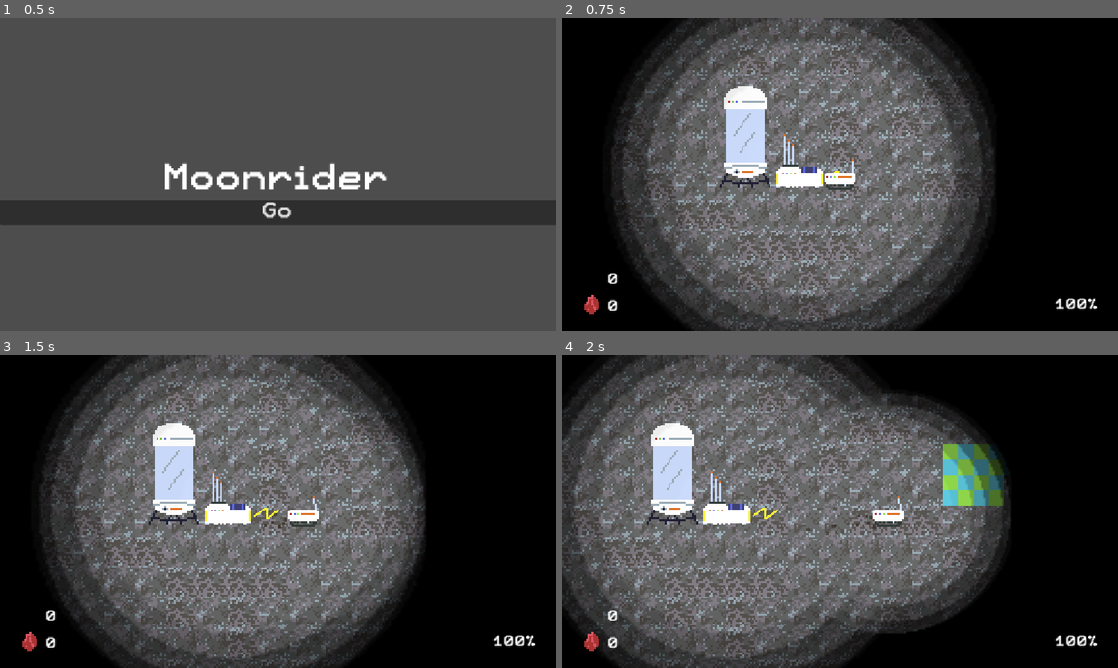
Above: before the commit, frames 1-4 (two rows, left to right).
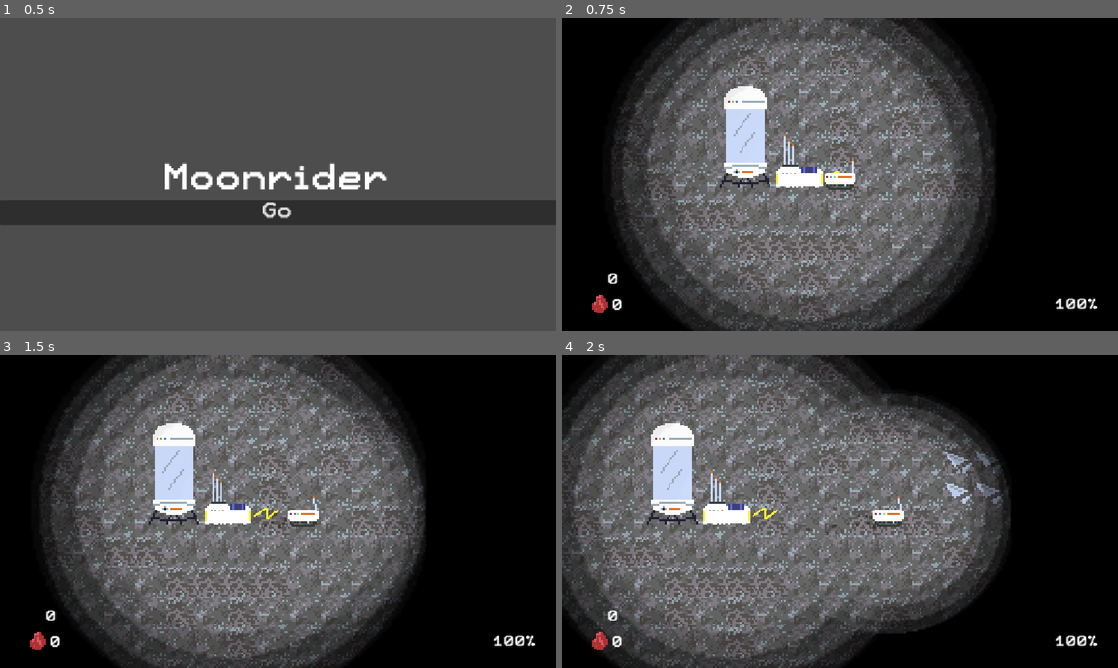
Above: after the commit, the same moments.

Repository: DanielDe8/Moonrunner
Game: Godot game, scene res://Objects/loadscreen.tscn
The game is run twice, just before and just after one commit, with the same random seed, the same clock (stepped at 60 frames per second) and the same inputs.
Inputs (mouse positions are in pixels of both pictures, inside the frame that each line leads up to):
- Up to frame 1 (0.5 s): no input
- Up to frame 2 (0.75 s): click "Go" at 0.5 s
- Up to frame 3 (1.5 s): tap Enter at 1.25 s; move the mouse to (400, 495) at 1.27 s; hold Right (right) from 1.28 s (still down); hold M (mine) from 1.28 s (still down); click (400, 495) at 1.42 s
- Up to frame 4 (2 s): keep holding Right (right); keep holding M (mine)

Frame 1 is identical in both runs. In frame 2, 0.2% of the frame differs, in the area x 4-11%, y 88-95%; in frame 3, 0.2%; in frame 4, 2.3%, in the area x 4-80%, y 28-95%.

Commit message:
add scrap metal texture

Diff:
--- a/Objects/scrap.tscn
+++ b/Objects/scrap.tscn
@@ -1,19 +1,19 @@
-[gd_scene format=3]
+[gd_scene format=3 uid="uid://bb3r36fsf0a1b"]
 
 [ext_resource type="Script" uid="uid://duq0edonbilct" path="res://Scripts/collectable.gd" id="1_collectable"]
-[ext_resource type="Texture2D" uid="uid://cjbvdp2su5ohp" path="res://Assets/notexture.png" id="2_tex"]
+[ext_resource type="Texture2D" uid="uid://rxjpsuok5k2" path="res://Assets/scrap_1.png" id="2_v2qwe"]
 
 [sub_resource type="RectangleShape2D" id="RectangleShape2D_scrap"]
 size = Vector2(16, 16)
 
-[node name="Scrap" type="Area2D" groups=["Collectables"]]
+[node name="Scrap" type="Area2D" unique_id=1542981964 groups=["Collectables"]]
 script = ExtResource("1_collectable")
 stat_name = "scrap_count"
 require_mining = false
 
-[node name="Sprite2D" type="Sprite2D" parent="."]
+[node name="Sprite2D" type="Sprite2D" parent="." unique_id=1726972188]
 texture_filter = 1
-texture = ExtResource("2_tex")
+texture = ExtResource("2_v2qwe")
 
-[node name="CollisionShape2D" type="CollisionShape2D" parent="."]
+[node name="CollisionShape2D" type="CollisionShape2D" parent="." unique_id=933622047]
 shape = SubResource("RectangleShape2D_scrap")
--- a/Scenes/Main.tscn
+++ b/Scenes/Main.tscn
@@ -117,10 +117,10 @@
 [node name="TextureRect" type="TextureRect" parent="CanvasLayer/HUD" unique_id=1464611536]
 texture_filter = 1
 layout_mode = 0
-offset_left = 32.0
-offset_top = 560.0
-offset_right = 88.0
-offset_bottom = 616.0
+offset_left = 49.0
+offset_top = 559.0
+offset_right = 105.0
+offset_bottom = 615.0
 texture = ExtResource("12_grg3l")
 
 [node name="RedOreLabel" type="Label" parent="CanvasLayer/HUD" unique_id=460916015]
@@ -128,10 +128,10 @@
 anchors_preset = -1
 anchor_right = 1.001
 anchor_bottom = 1.0020001
-offset_left = 96.0
-offset_top = 584.0
-offset_right = -888.151
-offset_bottom = -33.294067
+offset_left = 105.0
+offset_top = 581.0
+offset_right = -879.151
+offset_bottom = -36.294067
 text = "0"
 label_settings = SubResource("LabelSettings_jw32o")
 
Binary file added: Assets/scrap_1.png
Not shown, added: Assets/scrap_1.png.import
